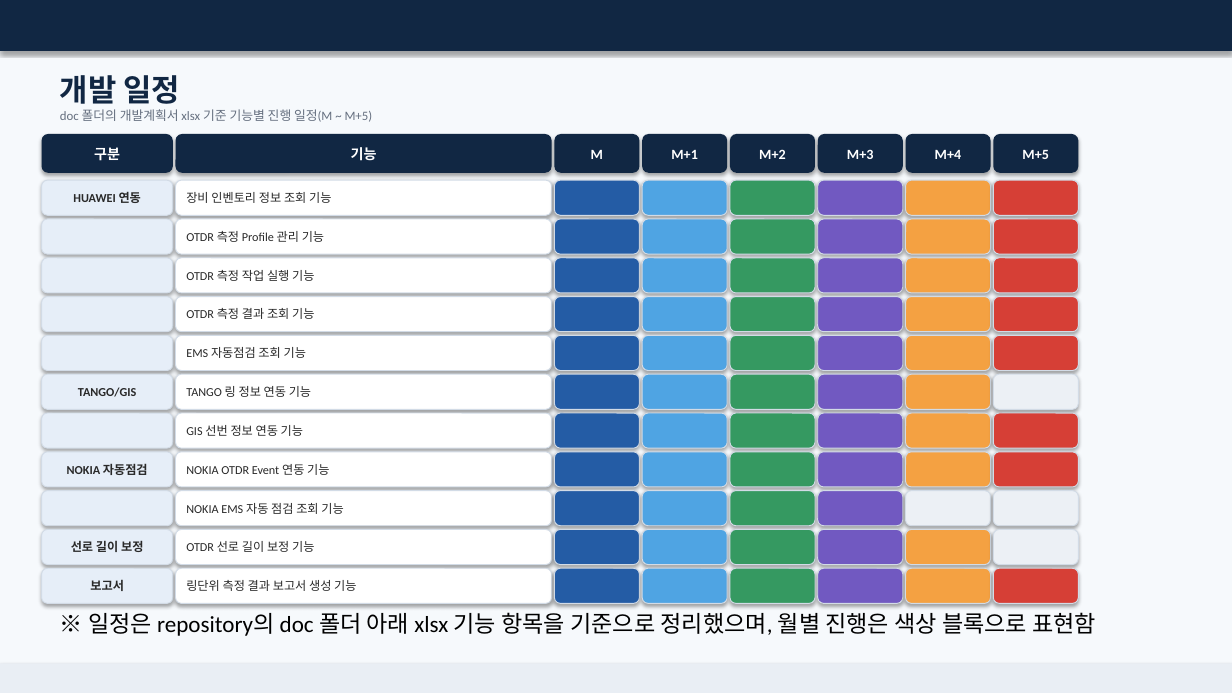
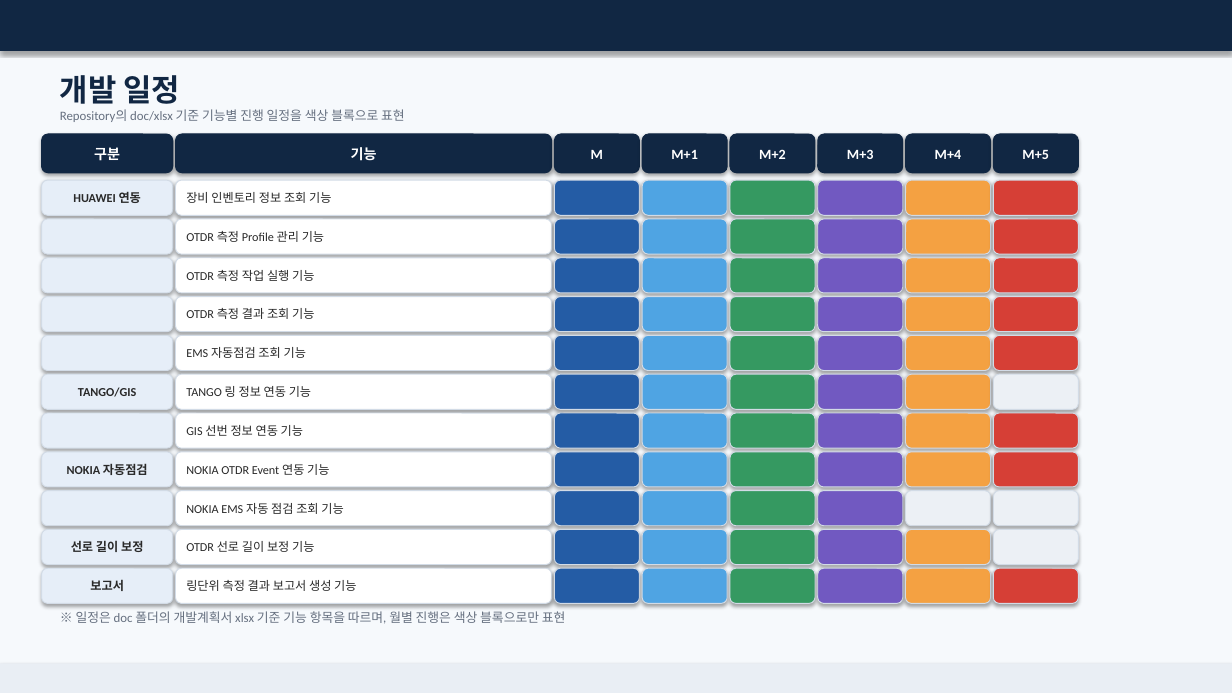
Before and after one commit to gmncreat/project-plan, a slide deck: slide 11 of output/SKT_OTDR_선로품질관리시스템_고도화_개발계획서_최종.pptx. Drawn at 1232x693 pixels with LibreOffice and Linux fonts; fonts in the diff are those of the drawing. Boxes give left, top, right and bottom in pixels: in the first picture for what was removed or moved away, otherwise in the second. Text is boxed around its words. In the diff, an @@ line names an element or a change of style, - is before the commit and + after.

```diff
--- a/output/SKT_OTDR_선로품질관리시스템_고도화_개발계획서_최종.pptx
+++ b/output/SKT_OTDR_선로품질관리시스템_고도화_개발계획서_최종.pptx
@@ text at box(60, 109, 405, 122): text changed @@
-doc 폴더의 개발계획서 xlsx 기준 기능별 진행 일정(M ~ M+5)
+Repository의 doc/xlsx 기준 기능별 진행 일정을 색상 블록으로 표현
@@ outline none to #112743 0.75 pt in 7 elements at box(42, 134, 173, 173), box(176, 134, 552, 173), box(555, 134, 640, 173), box(642, 134, 727, 173), box(818, 134, 903, 173), box(906, 134, 991, 173), box(994, 134, 1079, 173) @@
@@ text at box(76, 611, 566, 624): text changed; size 18 to 10 pt; text colour #000000 to #667080 @@
-※ 일정은 repository의 doc 폴더 아래 xlsx 기능 항목을 기준으로 정리했으며, 월별 진행은 색상 블록으로 표현함
+※ 일정은 doc 폴더의 개발계획서 xlsx 기준 기능 항목을 따르며, 월별 진행은 색상 블록으로만 표현
```
Also in this commit, not shown: 10 other slides changed.
